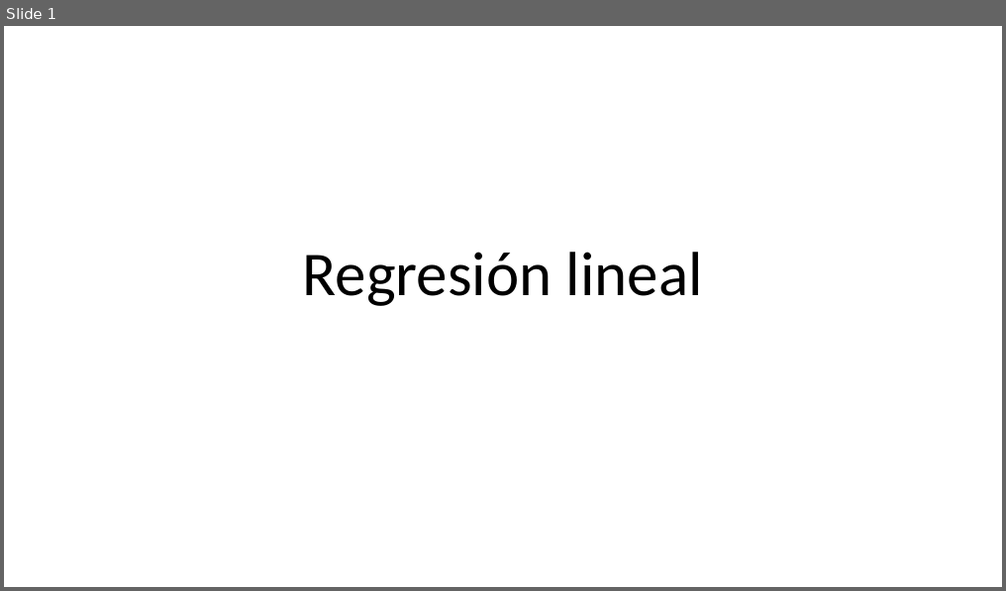
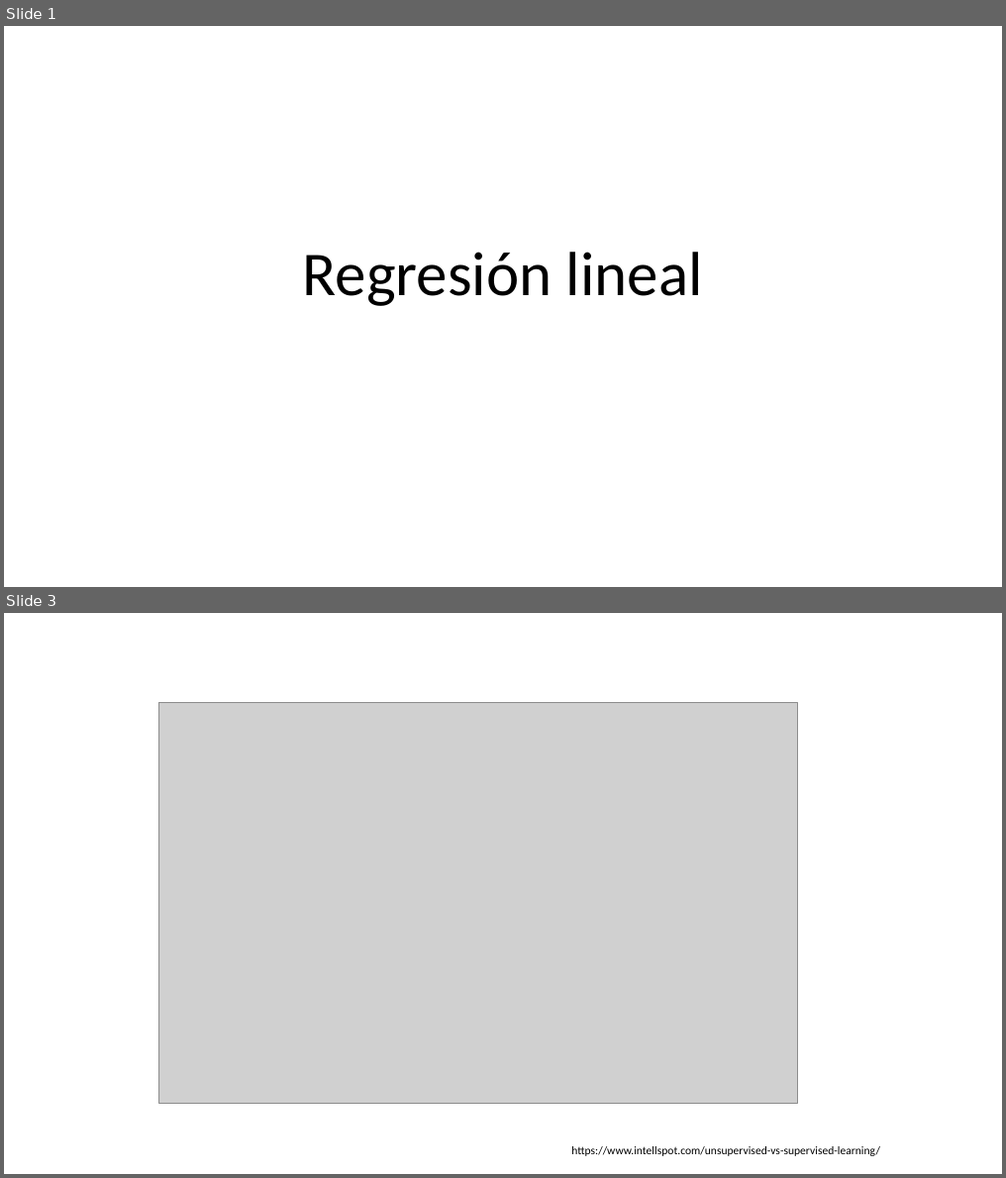
Before and after one commit to danielmonroym3009/bootcamp, a slide deck: Regresión lineal.pptx. Shown one above the other, each under a label of ours: slide 1 before the commit, slides 1 and 3 after it; the slides between them are not shown. The pictures are 1006x591 and 1006x1178 pixels, drawn with LibreOffice and Linux fonts; fonts in the diff are those of the drawing; grey boxes stand for pictures. Boxes give left, top, right and bottom in pixels: in the first picture for what was removed or moved away, otherwise in the second. Text is boxed around its words. In the diff, an @@ line names an element or a change of style, - is before the commit and + after.

```diff
--- a/Regresión lineal.pptx
+++ b/Regresión lineal.pptx
@@ slide 3 added at (4,613,1002,1174), background #FFFFFF @@
@@ picture added at (159,702,798,1103) @@
@@ text added at (571,1147,880,1157), 11 pt, text #000000 @@
+https://www.intellspot.com/unsupervised-vs-supervised-learning/
```
Also in this commit, not shown: 6 other slides added.
